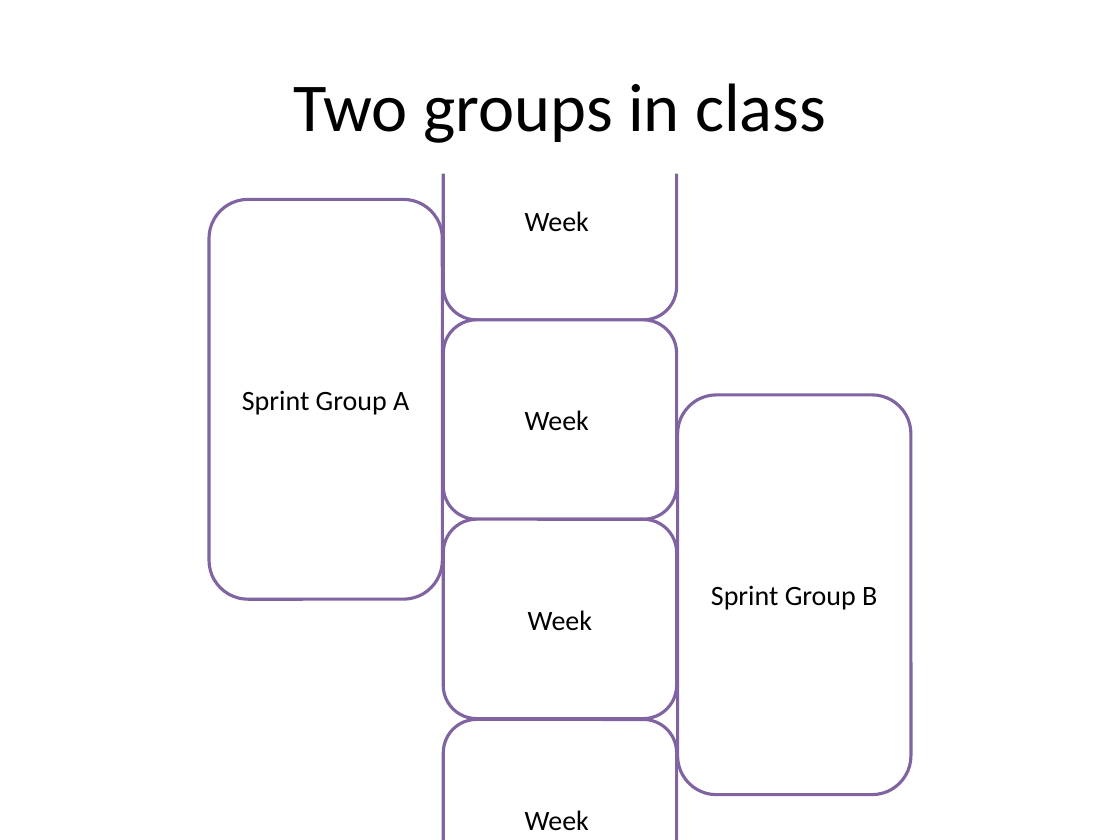
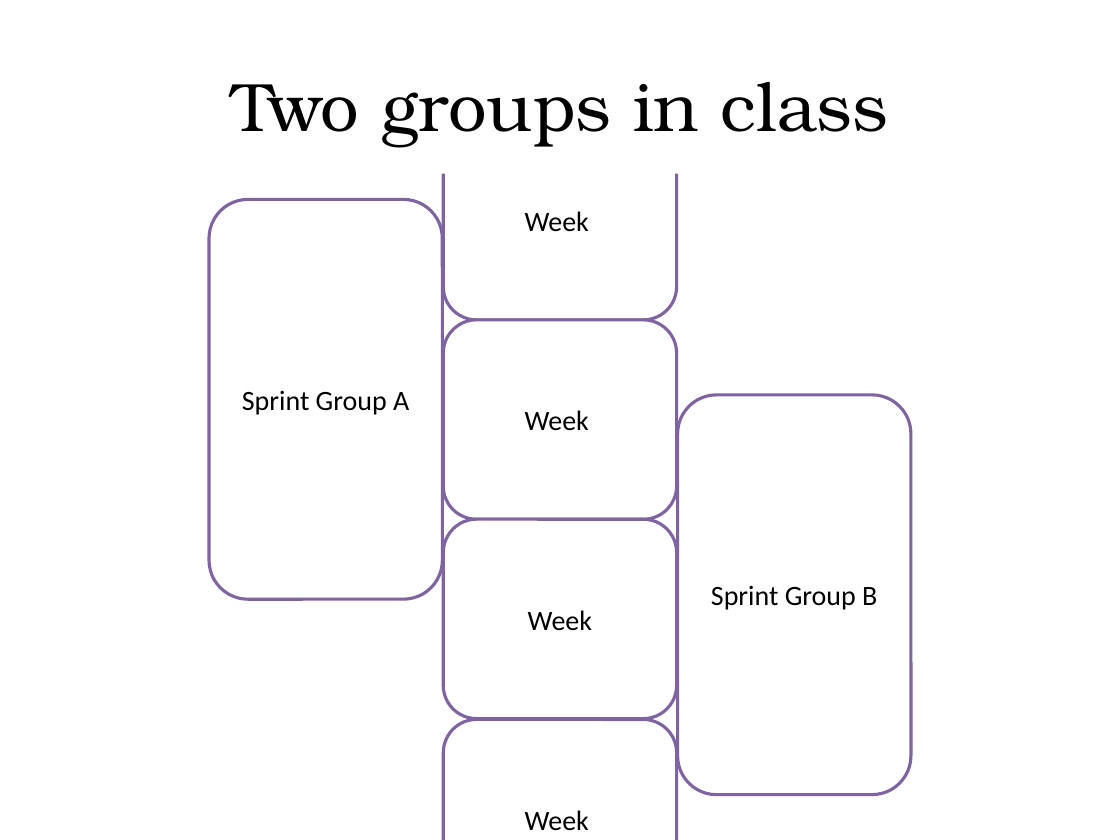
Before and after one commit to bricksphd/teaching, a slide deck: slide 6 of An Agile, Sprint-Based Course.pptx (slide 10 before the commit). Drawn at 1120x840 pixels with LibreOffice and Linux fonts; fonts in the diff are those of the drawing. Boxes give left, top, right and bottom in pixels: in the first picture for what was removed or moved away, otherwise in the second. Text is boxed around its words. In the diff, an @@ line names an element or a change of style, - is before the commit and + after.

```diff
--- a/An Agile, Sprint-Based Course.pptx
+++ b/An Agile, Sprint-Based Course.pptx
@@ title "Two groups in class" at <box>231,82,888,146</box>: font Calibri to TeX Gyre Bonum @@
```
Also in this commit, not shown: 8 other slides changed, 4 slides removed.
